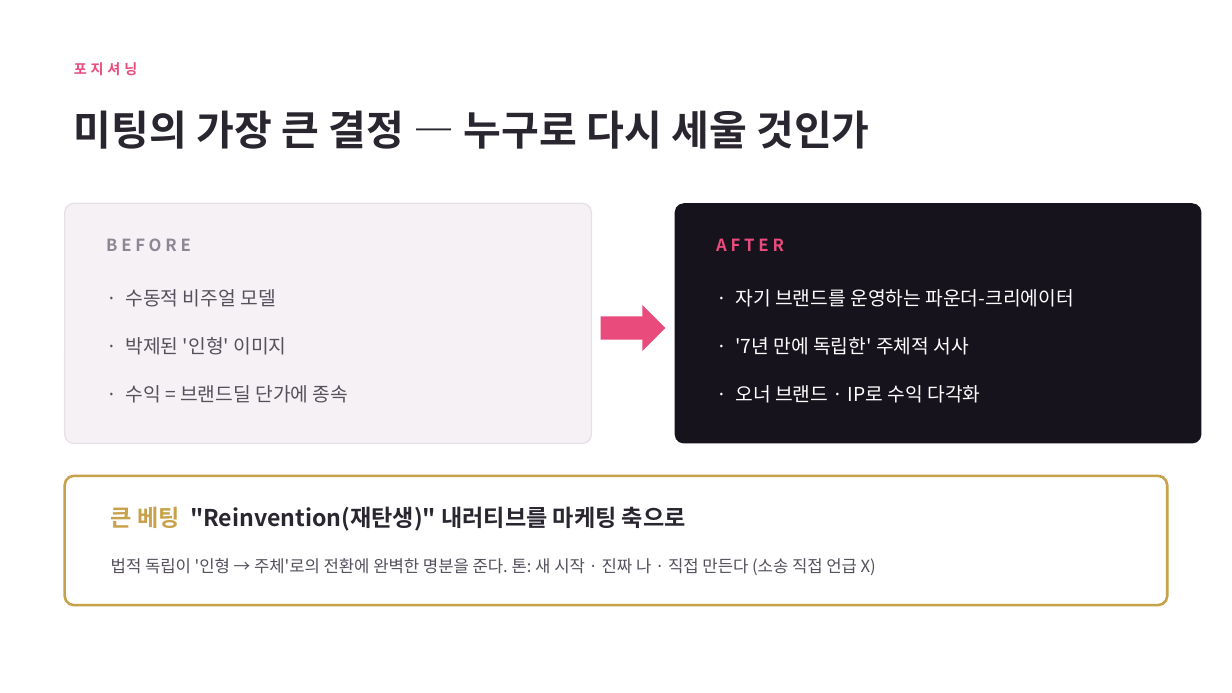
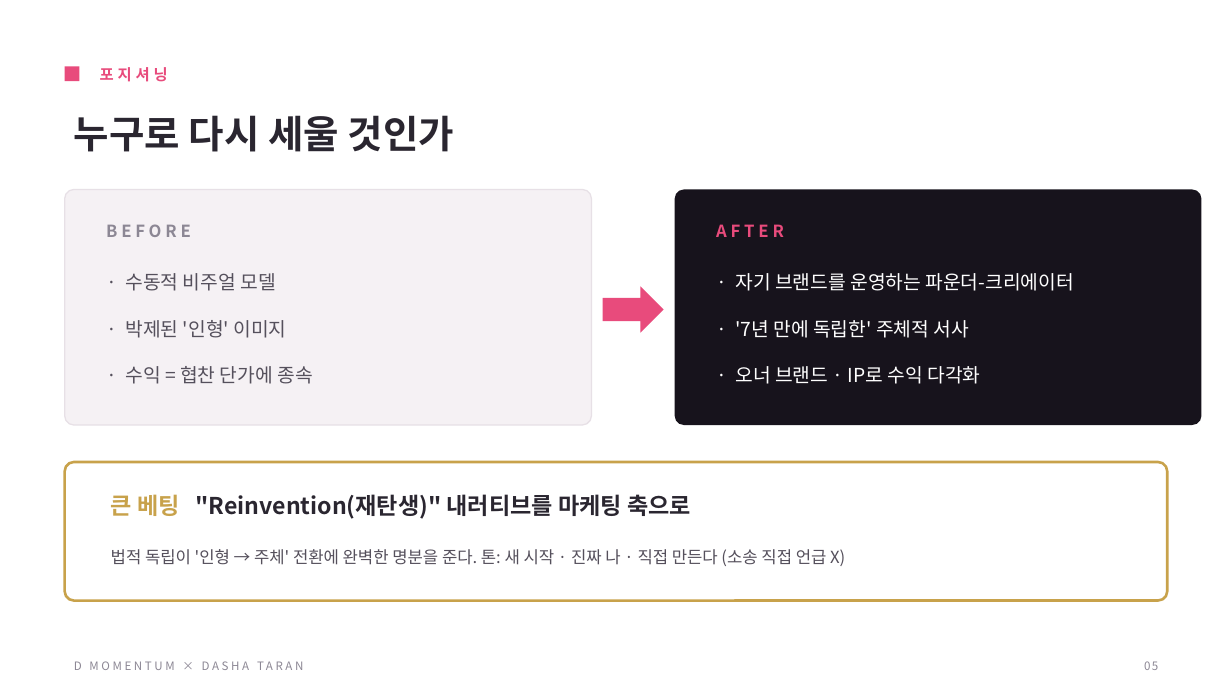
Before and after one commit to gimyedalm-collab/todo-list, a slide deck: slide 5 of dasha-momentum/다샤타란_D모멘텀_마케팅전략.pptx (slide 4 before the commit). Drawn at 1232x693 pixels with LibreOffice and Linux fonts; fonts in the diff are those of the drawing. Boxes give left, top, right and bottom in pixels: in the first picture for what was removed or moved away, otherwise in the second. Text is boxed around its words. In the diff, an @@ line names an element or a change of style, - is before the commit and + after.

```diff
--- a/dasha-momentum/다샤타란_D모멘텀_마케팅전략.pptx
+++ b/dasha-momentum/다샤타란_D모멘텀_마케팅전략.pptx
@@ text "포지셔닝": place and size @@
-text "포지셔닝" at <box>74,62,138,76</box>
+text "포지셔닝" at <box>100,67,168,82</box>
@@ text "포지셔닝" at <box>100,67,168,82</box>: size 11 to 12 pt @@
@@ rectangle added at <box>65,67,79,81</box>, fill #E84B7C @@
@@ text at <box>74,115,454,152</box>: text changed; size 32 to 30 pt @@
-미팅의 가장 큰 결정 — 누구로 다시 세울 것인가
+누구로 다시 세울 것인가
@@ rounded rectangle: place and size @@
-rounded rectangle at <box>65,203,592,444</box>
+rounded rectangle at <box>65,189,592,425</box>
@@ proportions changed in 3 elements at <box>65,462,1167,601</box>, <box>65,189,592,425</box>, <box>675,189,1202,425</box> @@
@@ rounded rectangle: place and size @@
-rounded rectangle at <box>675,203,1202,444</box>
+rounded rectangle at <box>675,189,1202,425</box>
@@ right arrow: place and size @@
-right arrow at <box>601,305,665,351</box>
+right arrow at <box>603,287,664,333</box>
@@ 6 texts: place and size @@
-6 texts at <box>106,238,1074,355</box>
+6 texts at <box>106,224,1074,338</box>
@@ text "· 오너 브랜드 · IP로 ...": place and size @@
-text "· 오너 브랜드 · IP로 ..." at <box>736,385,980,403</box>
+text "· 오너 브랜드 · IP로 ..." at <box>736,366,980,384</box>
@@ text at <box>126,366,312,384</box>: text changed @@
-· 수익 = 브랜드딜 단가에 종속
+· 수익 = 협찬 단가에 종속
@@ rounded rectangle: place and size @@
-rounded rectangle at <box>65,476,1167,605</box>
+rounded rectangle at <box>65,462,1167,601</box>
@@ text "큰 베팅 "Reinvention(재탄생)" 내러티브를 마케팅 ..." rewrapped from <box>111,506,686,531</box> to <box>111,494,691,519</box> @@
@@ text at <box>111,549,845,566</box>: text changed @@
-법적 독립이 '인형 → 주체'로의 전환에 완벽한 명분을 준다. 톤: 새 시작 · 진짜 나 · 직접 만든다 (소송 직접 언급 X)
+법적 독립이 '인형 → 주체' 전환에 완벽한 명분을 준다. 톤: 새 시작 · 진짜 나 · 직접 만든다 (소송 직접 언급 X)
@@ text added at <box>74,661,303,670</box>, 9 pt, text #8C8794 @@
+D MOMENTUM × DASHA TARAN
@@ text added at <box>1144,661,1158,670</box>, 9 pt, text #8C8794 @@
+05
```
Also in this commit, not shown: 7 other slides changed, 9 slides added, 1 slide removed, 1 other file.
